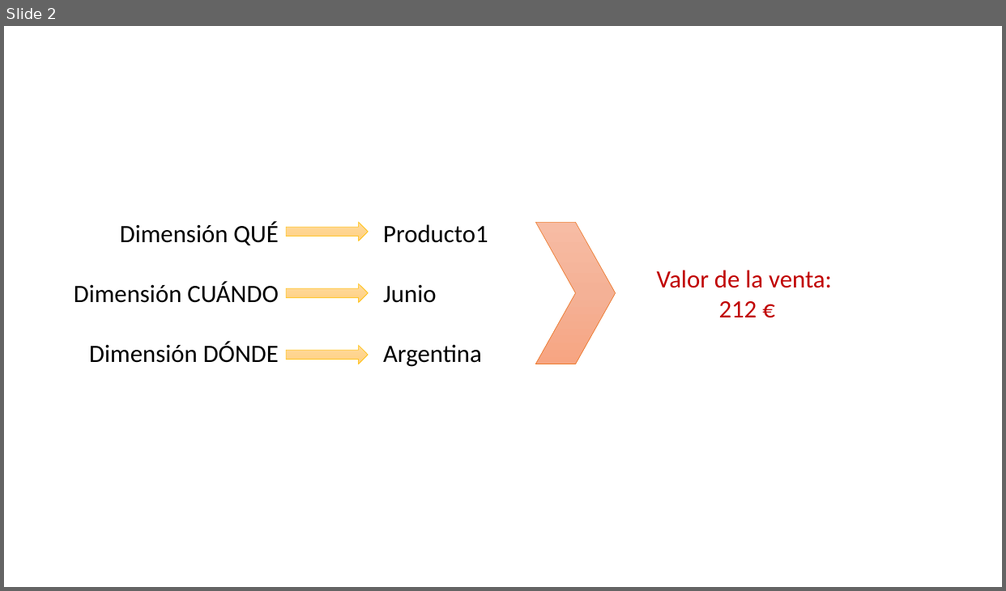
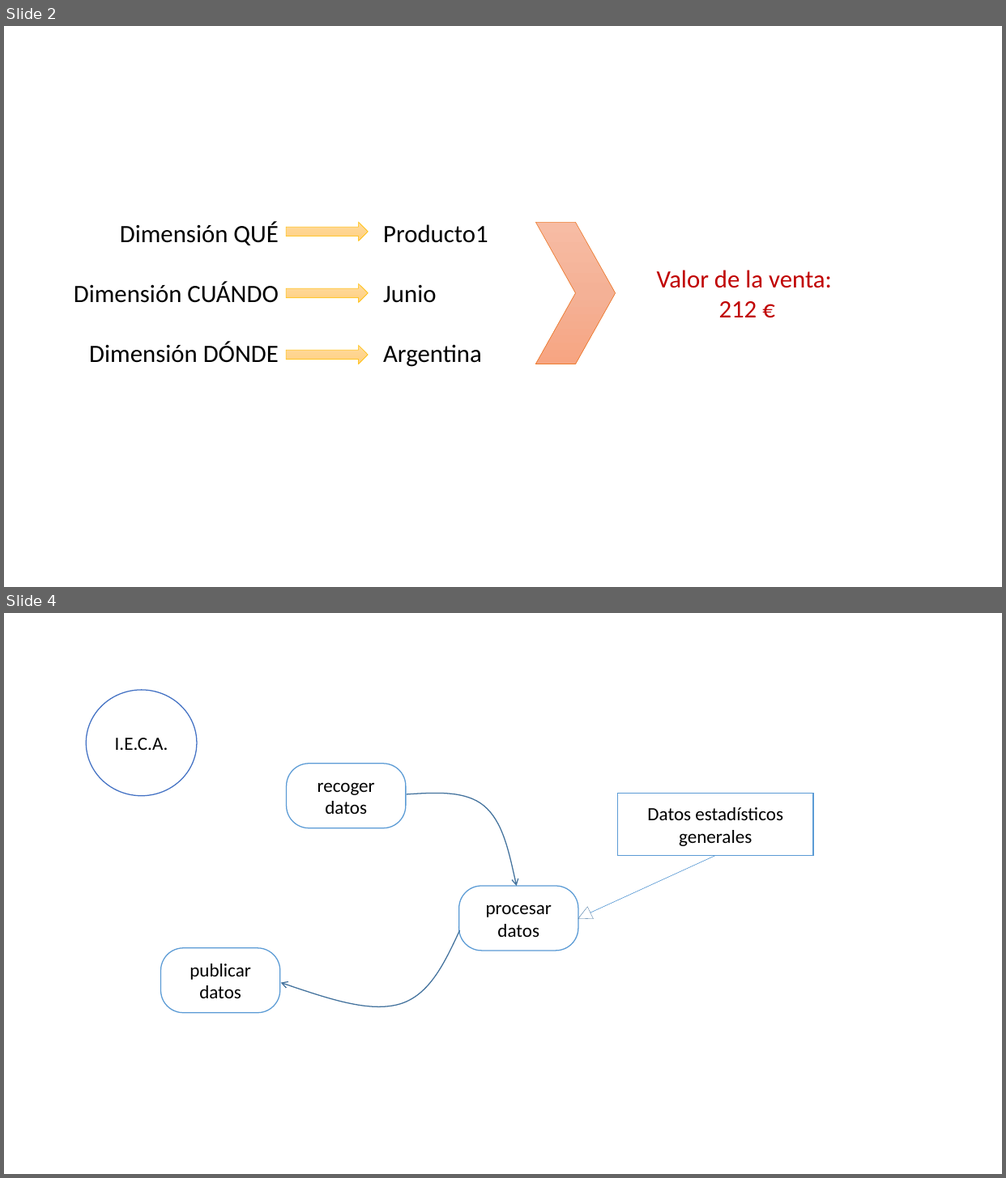
Before and after one commit to alonso-bh/TFG, a slide deck: graficos_memoria.pptx. Shown one above the other, each under a label of ours: slide 2 before the commit, slides 2 and 4 after it; the slides between them are not shown. The pictures are 1006x591 and 1006x1178 pixels, drawn with LibreOffice and Linux fonts; fonts in the diff are those of the drawing. Boxes give left, top, right and bottom in pixels: in the first picture for what was removed or moved away, otherwise in the second. Text is boxed around its words. In the diff, an @@ line names an element or a change of style, - is before the commit and + after.

Commit message:
modificada URL origen de datos IECA, últimos datos y acabando presupuesto del proyecto

```diff
--- a/graficos_memoria.pptx
+++ b/graficos_memoria.pptx
@@ slide 4 added at box(4, 613, 1002, 1174), background #FFFFFF @@
@@ ellipse added at box(87, 690, 197, 796), fill #FFFFFF, outline #4472C4 1 pt, 18 pt, text #000000 @@
+I.E.C.A.
@@ rounded rectangle added at box(286, 764, 405, 828), fill #FFFFFF, outline #5B9BD5 1 pt, 18 pt, text #000000 @@
+recoger datos
@@ freeform shape added at box(407, 794, 517, 886), outline #43739E 1 pt @@
@@ rectangle added at box(618, 794, 813, 856), fill #FFFFFF, outline #5B9BD5 1 pt, 18 pt, text #000000 @@
+Datos estadísticos generales
@@ arrow added from (716, 855) to (578, 918), #5B9BD5 0.5 pt @@
@@ freeform shape added at box(280, 867, 461, 1047), outline #43739E 1 pt @@
@@ rounded rectangle added at box(459, 886, 578, 951), fill #FFFFFF, outline #5B9BD5 1 pt, 18 pt, text #000000 @@
+procesar datos
@@ triangle added at box(575, 907, 593, 925), fill #FFFFFF, outline #43739E 0.25 pt @@
@@ rounded rectangle added at box(160, 948, 279, 1013), fill #FFFFFF, outline #5B9BD5 1 pt, 18 pt, text #000000 @@
+publicar datos
```
Also in this commit, not shown: 1 other slide added, 32 other files.
